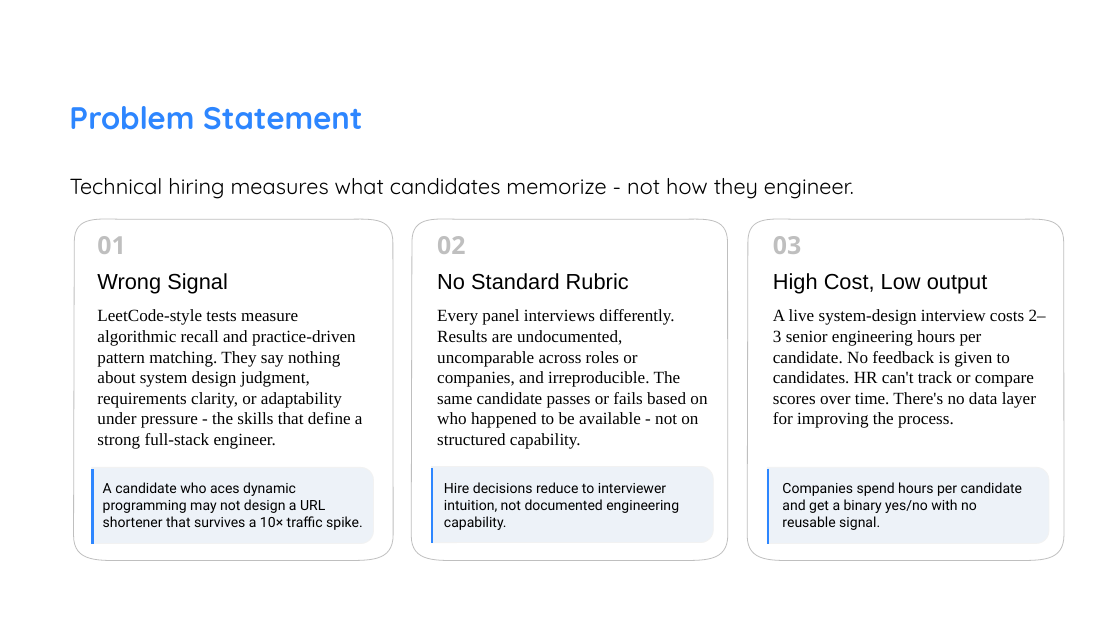
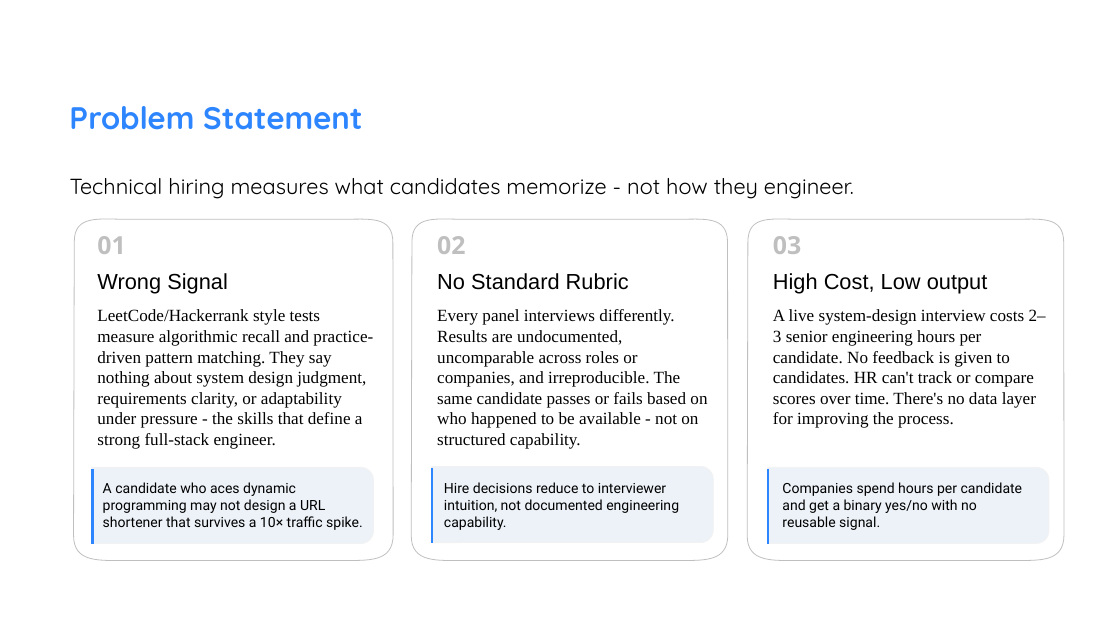
Before and after one commit to zollyzeus/stackscore, a slide deck: slide 2 of buildathon_submission/Startup Buildathon _ Idea Submission Deck.pptx. Drawn at 1120x630 pixels with LibreOffice and Linux fonts; fonts in the diff are those of the drawing; background and template pictures are left out. Boxes give left, top, right and bottom in pixels: in the first picture for what was removed or moved away, otherwise in the second. Text is boxed around its words. In the diff, an @@ line names an element or a change of style, - is before the commit and + after.

```diff
--- a/buildathon_submission/Startup Buildathon _ Idea Submission Deck.pptx
+++ b/buildathon_submission/Startup Buildathon _ Idea Submission Deck.pptx
@@ text at [97,309,373,449]: text changed @@
-LeetCode-style tests measure algorithmic recall and practice-driven pattern matching. They say nothing about system design judgment, requirements clarity, or adaptability under pressure - the skills that define a strong full-stack engineer.
+LeetCode/Hackerrank style tests measure algorithmic recall and practice-driven pattern matching. They say nothing about system design judgment, requirements clarity, or adaptability under pressure - the skills that define a strong full-stack engineer.
```
Also in this commit, not shown: 1 other slide changed.
